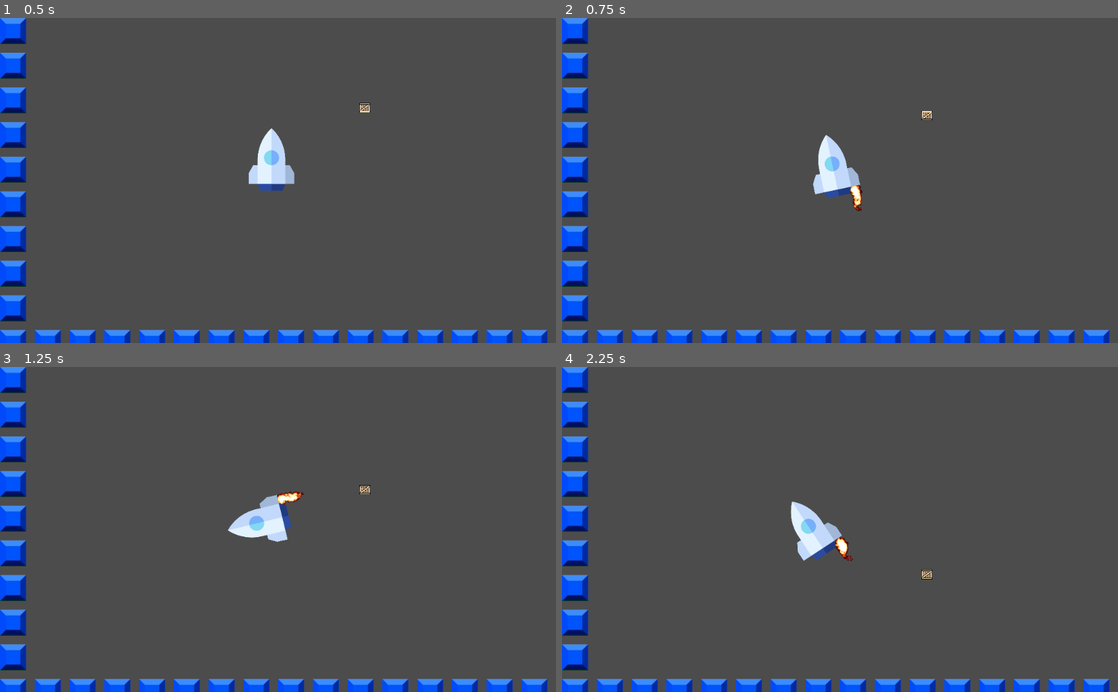
Above: before the commit, frames 1-4 (two rows, left to right).
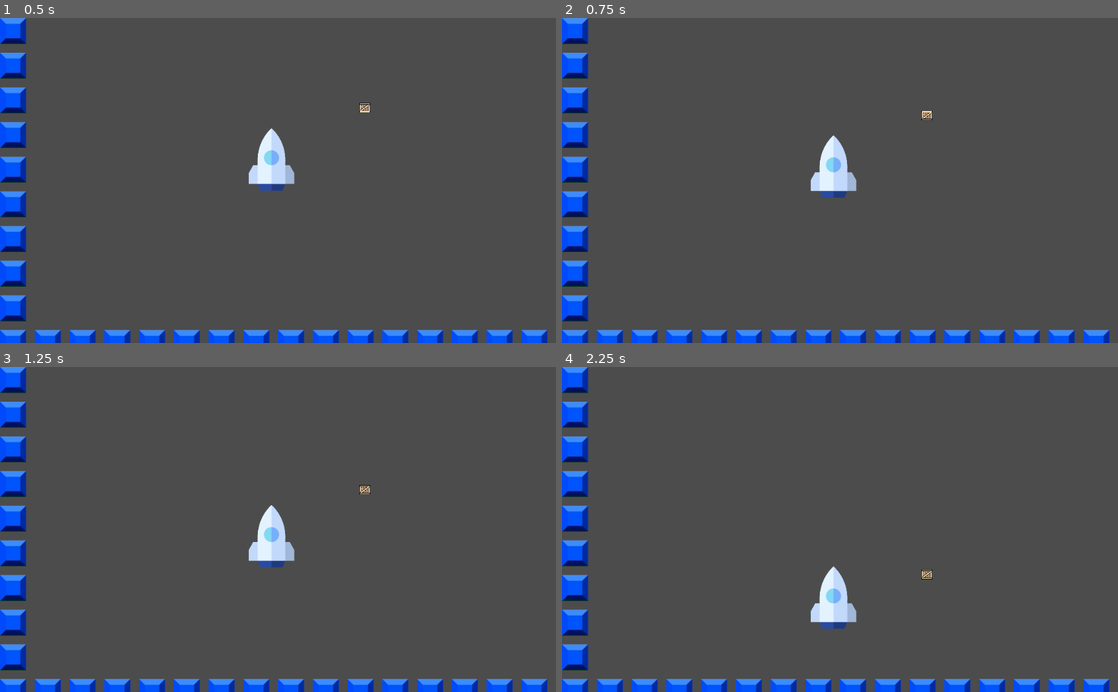
Above: after the commit, the same moments.

Repository: paul-asvb/raekaetae
Game: Godot game, scene res://src/levels/TestLevel.tscn
The game is run twice, just before and just after one commit, with the same random seed, the same clock (stepped at 60 frames per second) and the same inputs. After the commit the project has no main scene; this scene is started directly in both runs.
Inputs:
- Up to frame 1 (0.5 s): no input
- Up to frame 2 (0.75 s): hold Right (move_right, bound only before the commit) from 0.53 s (still down)
- Up to frame 3 (1.25 s): keep holding Right (move_right, bound only before the commit)
- Up to frame 4 (2.25 s): release Right (move_right, bound only before the commit) at 1.28 s; hold A (move_left, bound only before the commit) 1.28-2.03 s; hold Right (move_right, bound only before the commit) from 2.03 s (still down)

Frame 1 is identical in both runs. In frame 2, 0.6% of the frame differs, in the area x 44-54%, y 35-60%; in frame 3, 1.6%; in frame 4, 2.1%, in the area x 41-53%, y 41-81%.

Commit message:
add export config

Diff:
--- a/project.godot
+++ b/project.godot
@@ -17,33 +17,3 @@
 _global_script_class_icons={
 "Actor": ""
 }
-
-[application]
-
-config/name="Räkäte"
-run/main_scene="res://src/levels/TestLevel.tscn"
-config/icon="res://assets/rakete.png"
-
-[input]
-
-move_left={
-"deadzone": 0.5,
-"events": [ Object(InputEventKey,"resource_local_to_scene":false,"resource_name":"","device":0,"alt":false,"shift":false,"control":false,"meta":false,"command":false,"pressed":false,"scancode":65,"unicode":0,"echo":false,"script":null)
-, Object(InputEventKey,"resource_local_to_scene":false,"resource_name":"","device":0,"alt":false,"shift":false,"control":false,"meta":false,"command":false,"pressed":false,"scancode":16777231,"unicode":0,"echo":false,"script":null)
- ]
-}
-move_right={
-"deadzone": 0.5,
-"events": [ Object(InputEventKey,"resource_local_to_scene":false,"resource_name":"","device":0,"alt":false,"shift":false,"control":false,"meta":false,"command":false,"pressed":false,"scancode":16777233,"unicode":0,"echo":false,"script":null)
-, Object(InputEventKey,"resource_local_to_scene":false,"resource_name":"","device":0,"alt":false,"shift":false,"control":false,"meta":false,"command":false,"pressed":false,"scancode":68,"unicode":0,"echo":false,"script":null)
- ]
-}
-
-[layer_names]
-
-2d_physics/layer_1="player"
-2d_physics/layer_2="world"
-
-[rendering]
-
-environment/default_environment="res://default_env.tres"
--- a/src/actors/Player.gd
+++ b/src/actors/Player.gd
@@ -3,7 +3,7 @@
 var velocityMax := Vector2(100,100)
 var force := 2
 var offset := 100
-var boosterTorque :=2
+var boosterTorque :=10
 
 func _process(delta):
 
@@ -15,10 +15,10 @@
 
 	if right ==	 1 :
 		get_node("fireRight").visible = true
-
 		var boosterForceRight = Vector2(-boosterTorque,-force)
 		var offsetRight := Vector2(offset,0)
 		apply_impulse(offsetRight,boosterForceRight)
+
 	if left ==	 1 :
 		get_node("fireLeft").visible = true
 		var boosterForceLeft = Vector2(boosterTorque,-force)
Not shown, added: export_presets.cfg
Not shown, changed: .gitignore
Not shown, changed: README.md
